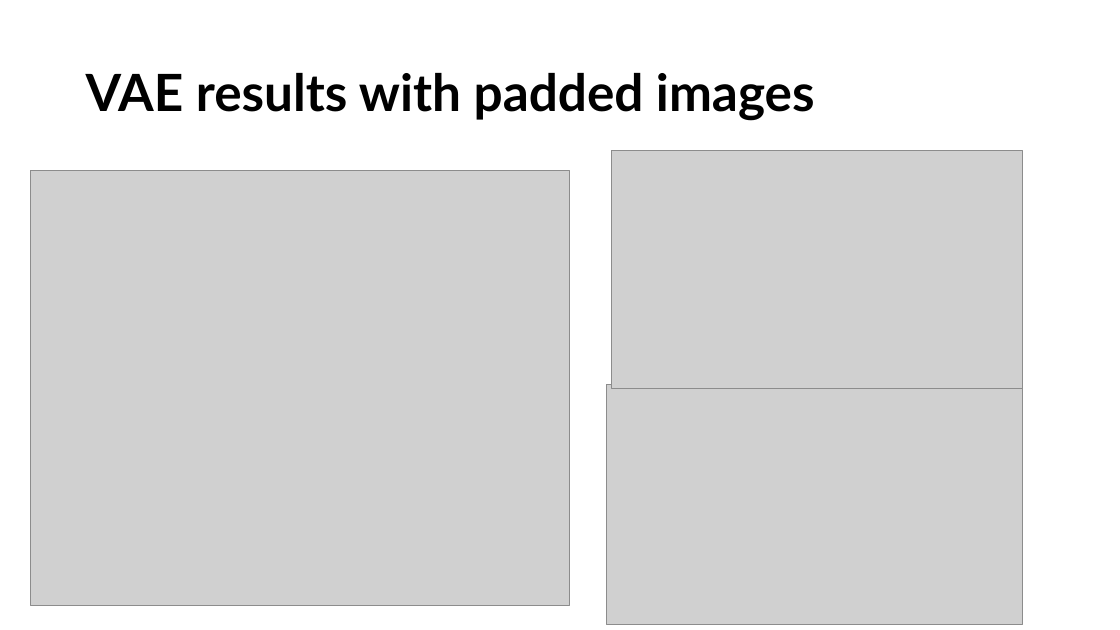
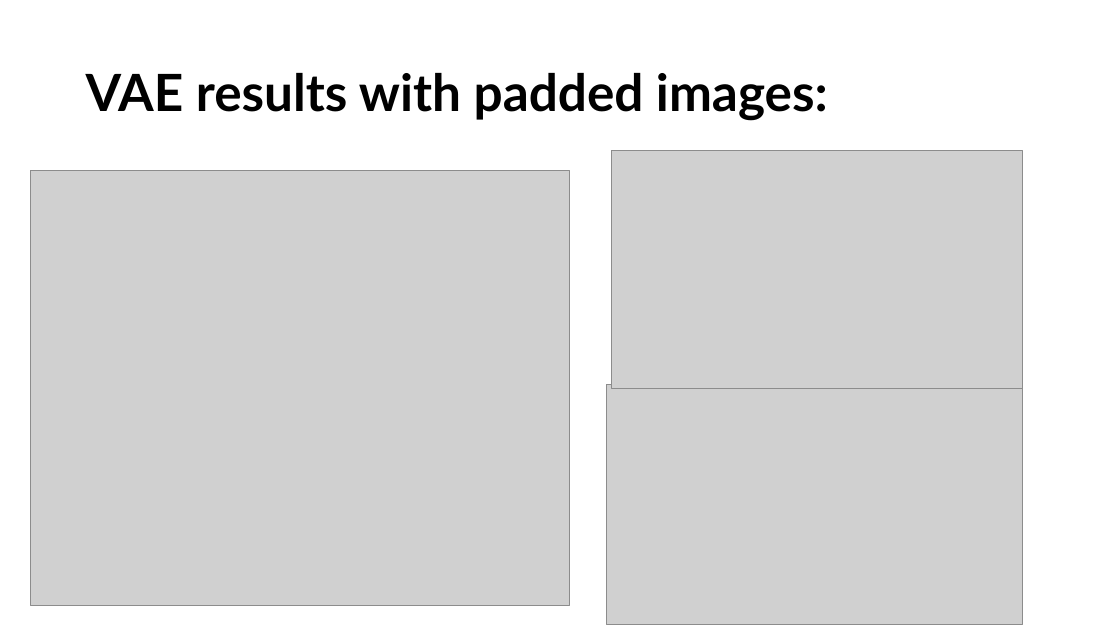
Before and after one commit to JakobFugl/scrandle_ml_project, a slide deck: slide 3 of Chris_workspace/Chris slides.pptx (slide 2 before the commit). Drawn at 1120x630 pixels with LibreOffice and Linux fonts; fonts in the diff are those of the drawing; grey boxes stand for pictures. Boxes give left, top, right and bottom in pixels: in the first picture for what was removed or moved away, otherwise in the second. Text is boxed around its words. In the diff, an @@ line names an element or a change of style, - is before the commit and + after.

```diff
--- a/Chris_workspace/Chris slides.pptx
+++ b/Chris_workspace/Chris slides.pptx
@@ title at bbox=[86, 73, 828, 120]: text changed @@
-VAE results with padded images
+VAE results with padded images:
```
Also in this commit, not shown: 1 other slide changed, 1 slide added.
